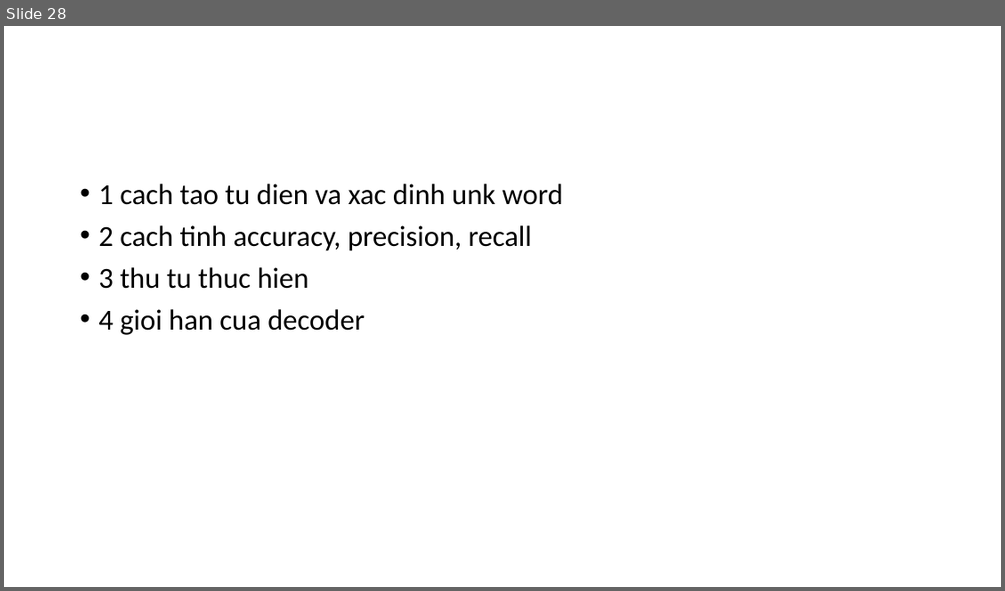
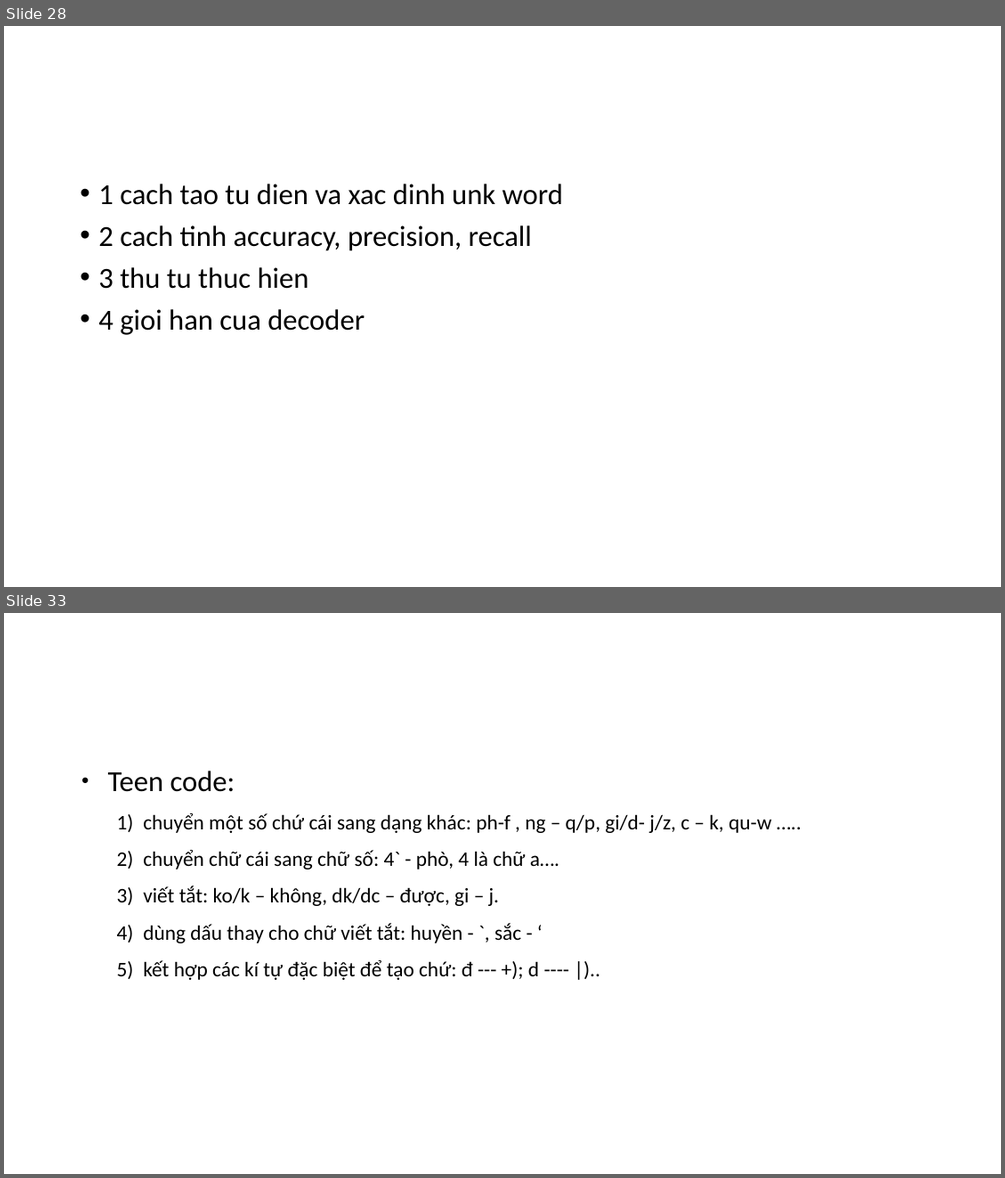
Before and after one commit to manhcntt21/TextNormSeq2Seq, a slide deck: Presentation1.pptx. Shown one above the other, each under a label of ours: slide 28 before the commit, slides 28 and 33 after it; the slides between them are not shown. The pictures are 1005x591 and 1005x1178 pixels, drawn with LibreOffice and Linux fonts; fonts in the diff are those of the drawing. Boxes give left, top, right and bottom in pixels: in the first picture for what was removed or moved away, otherwise in the second. Text is boxed around its words. In the diff, an @@ line names an element or a change of style, - is before the commit and + after.

```diff
--- a/Presentation1.pptx
+++ b/Presentation1.pptx
@@ slide 33 added at (4, 613, 1001, 1174), background #FFFFFF @@
@@ text added at (108, 771, 771, 980), 20 pt, text #000000 @@
+● Teen code:
+  1) chuyển một số chứ cái sang dạng khác: ph-f , ng – q/p, gi/d- j/z, c – k, qu-w …..
+  2) chuyển chữ cái sang chữ số: 4` - phò, 4 là chữ a….
+  3) viết tắt: ko/k – không, dk/dc – được, gi – j.
+  4) dùng dấu thay cho chữ viết tắt: huyền - `, sắc - ‘
+  5) kết hợp các kí tự đặc biệt để tạo chứ: đ --- +); d ---- |)..
```
Also in this commit, not shown: 5 other slides added, 23 other files.
